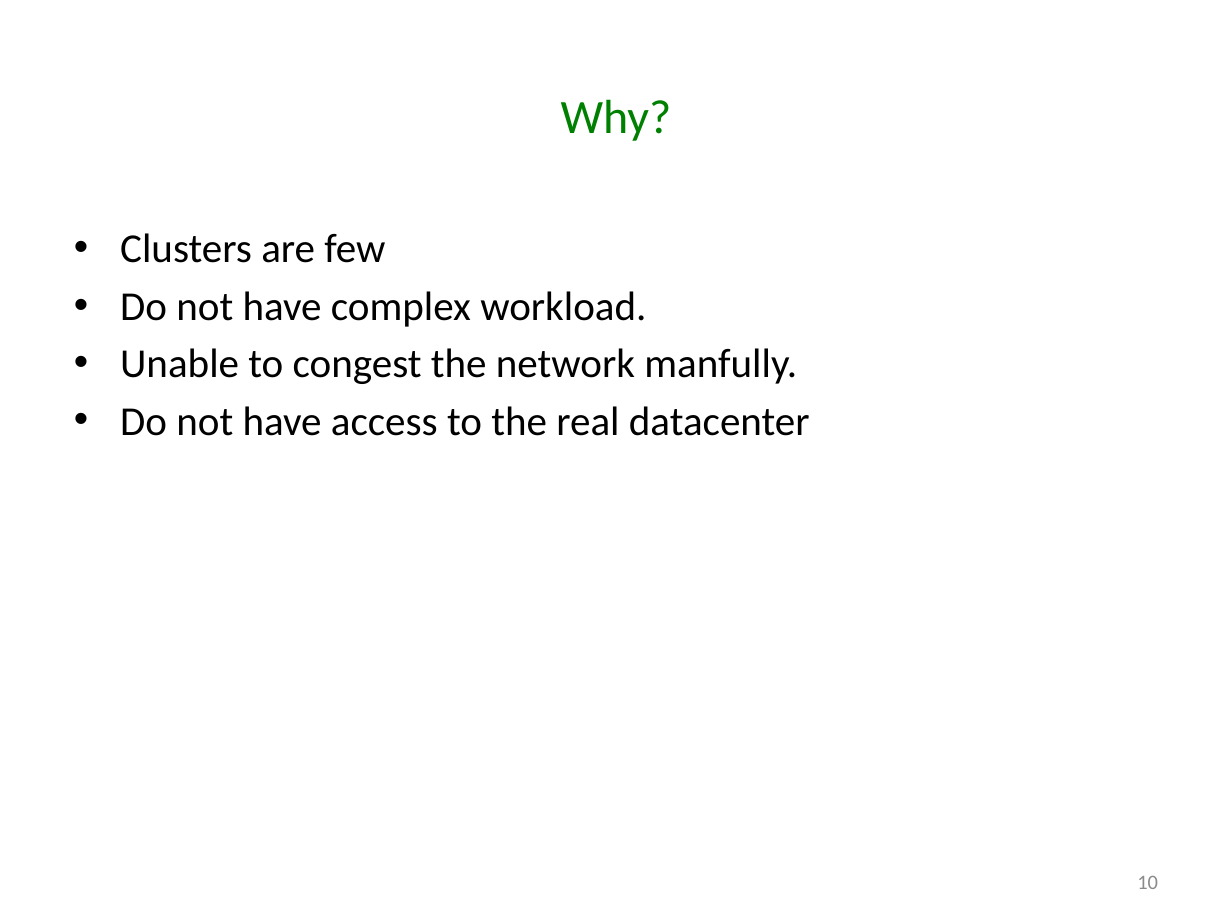
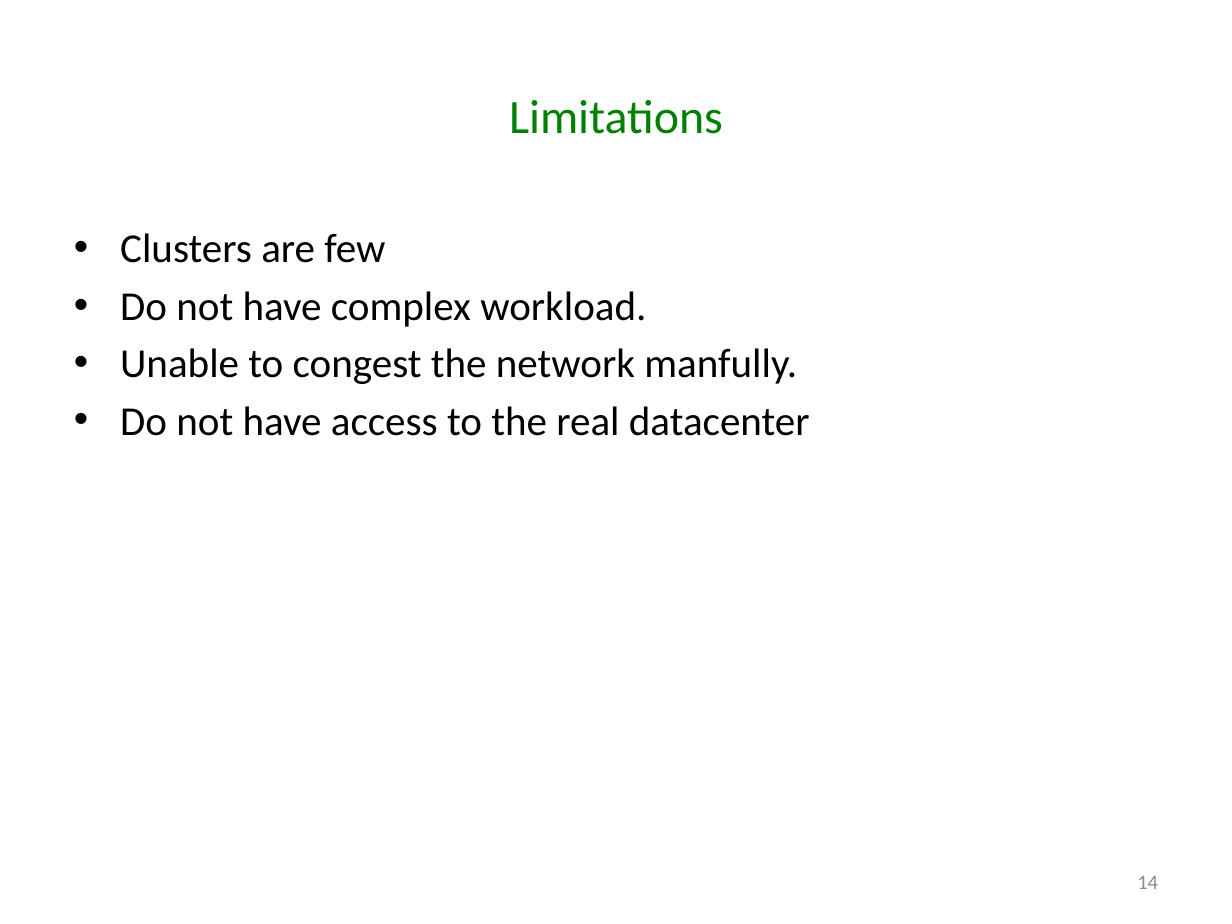
Before and after one commit to godares79/CS848-Project, a slide deck: slide 14 of PresentationSlides/Presentation.pptx (slide 10 before the commit). Drawn at 1232x924 pixels with LibreOffice and Linux fonts; fonts in the diff are those of the drawing. Boxes give left, top, right and bottom in pixels: in the first picture for what was removed or moved away, otherwise in the second. Text is boxed around its words. In the diff, an @@ line names an element or a change of style, - is before the commit and + after.

```diff
--- a/PresentationSlides/Presentation.pptx
+++ b/PresentationSlides/Presentation.pptx
@@ title at [509,100,723,134]: text changed @@
-Why?
+Limitations
@@ page number at [1137,876,1158,889]: text changed @@
-10
+14
```
Also in this commit, not shown: 7 other slides changed, 6 slides added, 2 slides removed, 1 other file.
